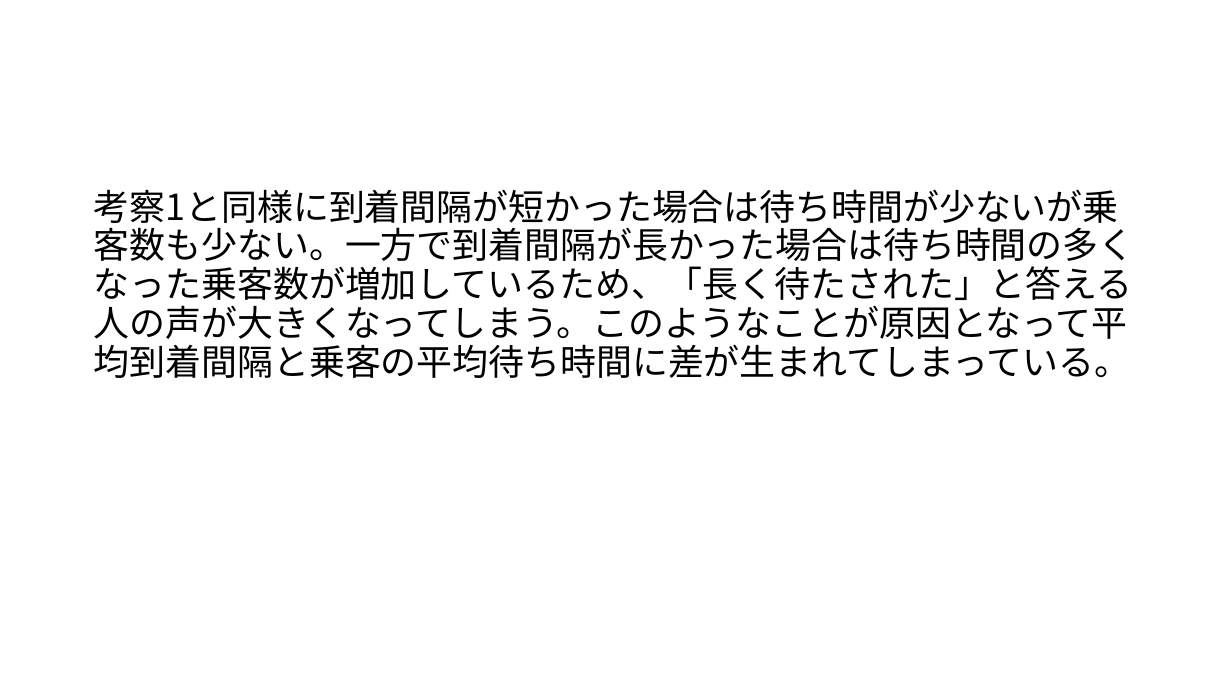
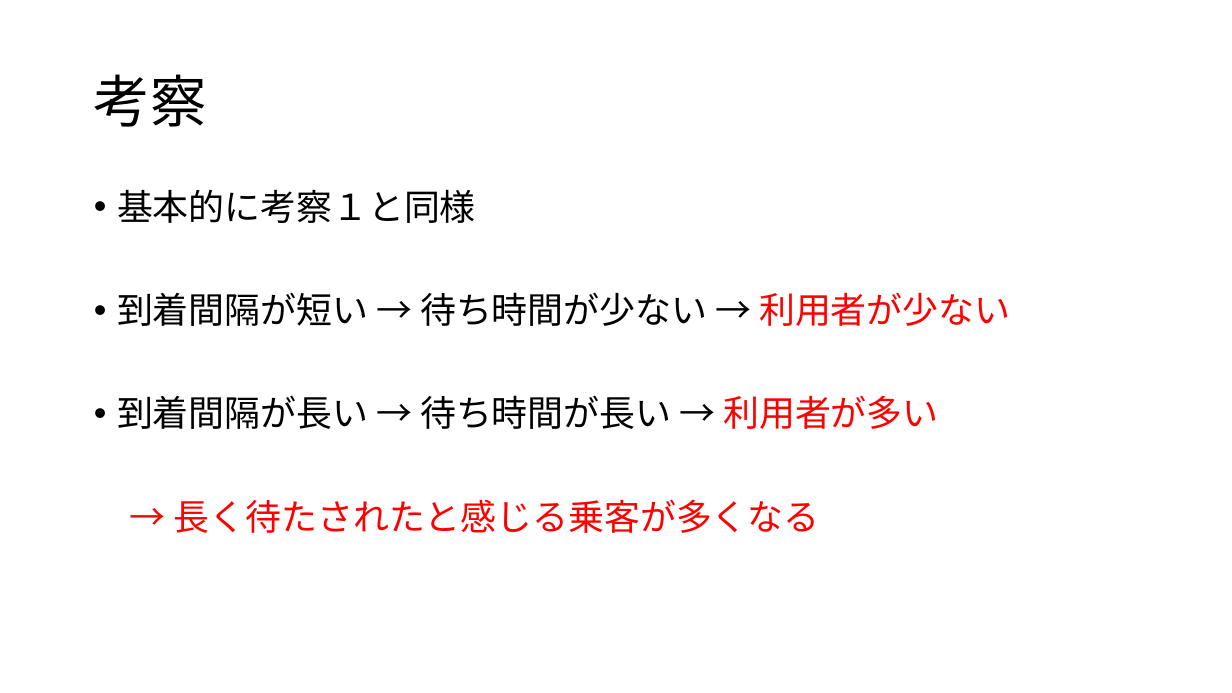
Before and after one commit to kamase14/jikken_2, a slide deck: slide 22 of slide.pptx (slide 13 before the commit). Drawn at 1232x693 pixels with LibreOffice and Linux fonts; fonts in the diff are those of the drawing. Boxes give left, top, right and bottom in pixels: in the first picture for what was removed or moved away, otherwise in the second. Text is boxed around its words. In the diff, an @@ line names an element or a change of style, - is before the commit and + after.

```diff
--- a/slide.pptx
+++ b/slide.pptx
@@ title added at (94,74,207,127), 44 pt, text #000000 @@
+考察
@@ text at (117,189,1010,533): text changed @@
-考察1と同様に到着間隔が短かった場合は待ち時間が少ないが乗客数も少ない。一方で到着間隔が長かった場合は待ち時間の多くなった乗客数が増加しているため、「長く待たされた」と答える人の声が大きくなってしまう。このようなことが原因となって平均到着間隔と乗客の平均待ち時間に差が生まれてしまっている。
+• 基本的に考察１と同様
+• 到着間隔が短い → 待ち時間が少ない → 利用者が少ない
+• 到着間隔が長い → 待ち時間が長い → 利用者が多い
+→ 長く待たされたと感じる乗客が多くなる
```
Also in this commit, not shown: 7 other slides changed, 12 slides added, 3 slides removed.
